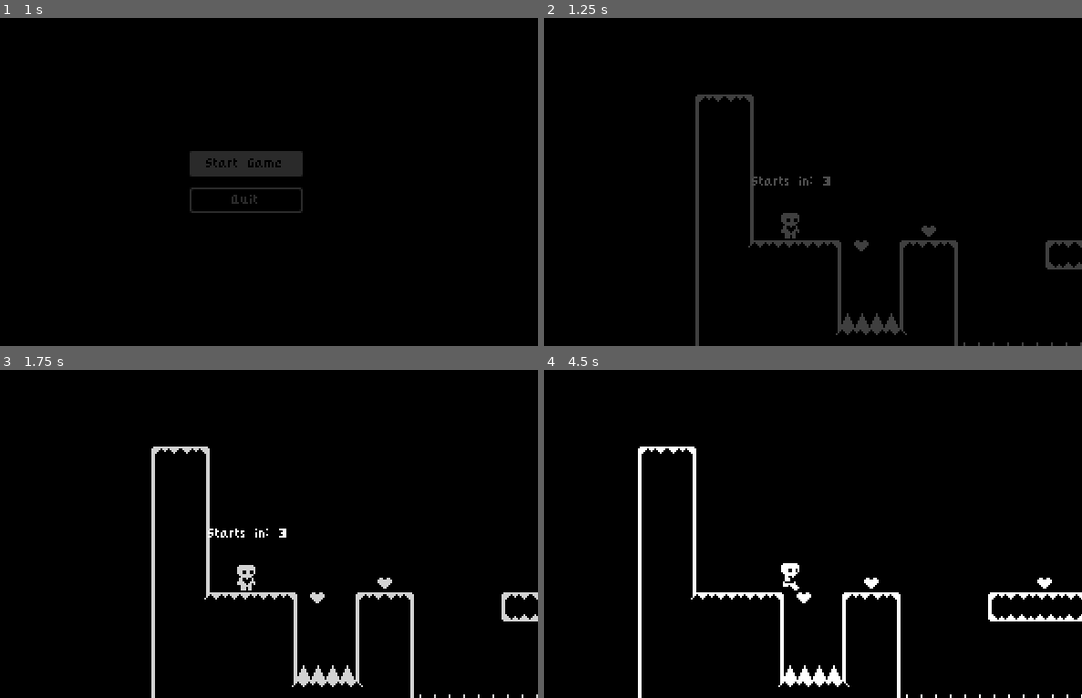
Above: before the commit, frames 1-4 (two rows, left to right).
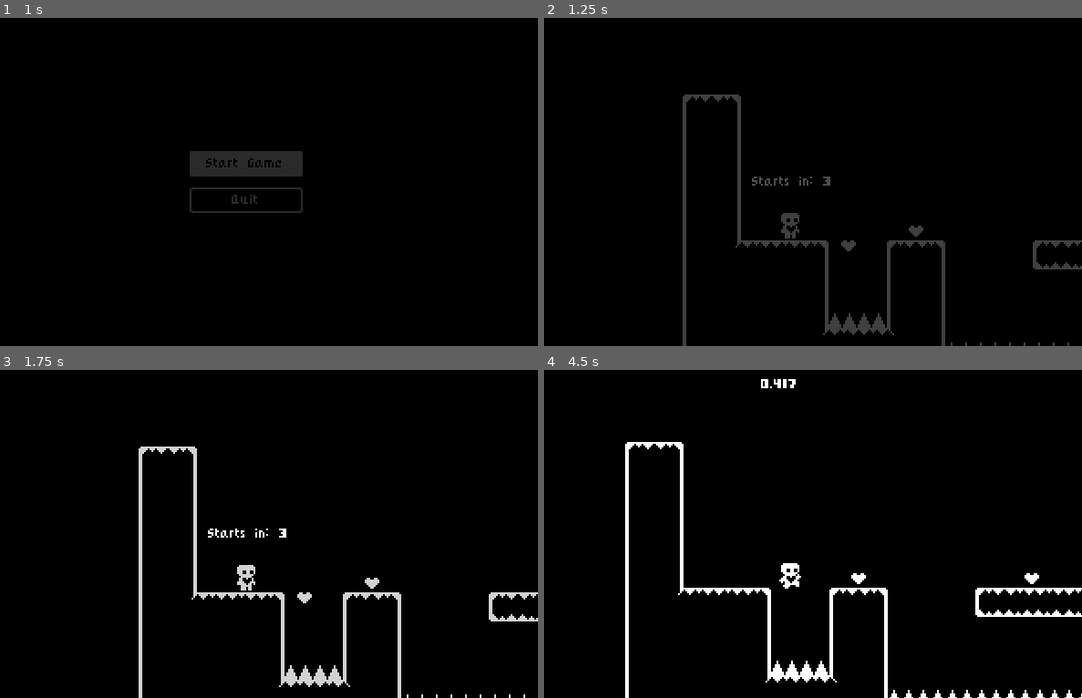
Above: after the commit, the same moments.

Repository: rprav-n/Heart-Platformer-2D-Game
Game: Godot game, scene res://ui/menu/start_menu.tscn
Same seed, same stepped clock (60 frames per second), same inputs: the game is played once before the commit and once after it.
Inputs:
- Up to frame 1 (1 s): click "Start Game" at 0.5 s
- Up to frame 2 (1.25 s): no input
- Up to frame 3 (1.75 s): hold D (move_right) from 1.28 s (still down); tap Space (jump) at 1.52 s
- Up to frame 4 (4.5 s): tap Enter at 2, 3.5 s; tap Space (jump) at 2.27, 2.75, 3.77 s; release D (move_right) at 2.78 s; hold A (move_left) 2.78-3.53 s; hold D (move_right) from 3.53 s (still down)

Frame 1 is identical in both runs. In frame 2, 3.9% of the frame differs, in the area x 25-100%, y 23-100%; in frame 3, 3.9%; in frame 4, 5.6%, in the area x 15-100%, y 2-100%.

Commit message:
Added Level Timer

Diff:
--- a/scenes/world/Levels/level_one.tscn
+++ b/scenes/world/Levels/level_one.tscn
@@ -75,4 +75,4 @@
 position = Vector2(368, -37)
 
 [node name="Player" parent="." index="24"]
-position = Vector2(36, 80)
+position = Vector2(43, 80)
--- a/scenes/world/world.gd
+++ b/scenes/world/world.gd
@@ -7,6 +7,10 @@
 @onready var level_completed = $CanvasLayer/LevelCompleted
 @onready var animation_player = $AnimationPlayer
 @onready var start_in = %StartIn
+@onready var level_time_label: Label = %LevelTimeLabel
+
+var level_time: float = 0.0
+var start_level_msec = 0.0
 
 func _ready():
 	Events.level_completed.connect(show_level_completed)
@@ -17,16 +21,29 @@
 	await animation_player.animation_finished
 	get_tree().paused = false
 	start_in.visible = false
+	start_level_msec = Time.get_ticks_msec()
 
+func _process(_delta: float):
+	level_time = Time.get_ticks_msec() - start_level_msec
+	level_time_label.text = str(level_time / 1000.0)
 
-func show_level_completed():
-	level_completed.show()
-	get_tree().paused = true
-	await get_tree().create_timer(1.0).timeout
-
+func go_to_next_level():
 	if not next_level is PackedScene: return
 
 	await LevelTransition.fade_to_black()
 	get_tree().paused = false
 	get_tree().change_scene_to_packed(next_level)
 	#LevelTransition.fade_from_black()
+
+func show_level_completed():
+	level_completed.show()
+	level_completed.retry_button.grab_focus()
+	get_tree().paused = true
+
+
+func _on_level_completed_next_level():
+	go_to_next_level()
+
+
+func _on_level_completed_retry():
+	get_tree().reload_current_scene()
--- a/scenes/world/world.tscn
+++ b/scenes/world/world.tscn
@@ -76,6 +76,18 @@
 text = "Starts in: 3
 "
 
+[node name="CenterContainer" type="CenterContainer" parent="CanvasLayer"]
+anchors_preset = 10
+anchor_right = 1.0
+offset_top = 4.0
+offset_bottom = 13.0
+grow_horizontal = 2
+
+[node name="LevelTimeLabel" type="Label" parent="CanvasLayer/CenterContainer"]
+unique_name_in_owner = true
+custom_minimum_size = Vector2(32, 0)
+layout_mode = 2
+
 [node name="TileMap" parent="." instance=ExtResource("3_4p42c")]
 
 [node name="AnimationPlayer" type="AnimationPlayer" parent="."]
@@ -88,3 +100,6 @@
 [node name="Player" parent="." instance=ExtResource("2_uc31h")]
 floor_constant_speed = true
 floor_snap_length = 5.0
+
+[connection signal="next_level" from="CanvasLayer/LevelCompleted" to="." method="_on_level_completed_next_level"]
+[connection signal="retry" from="CanvasLayer/LevelCompleted" to="." method="_on_level_completed_retry"]
--- /dev/null
+++ b/ui/level_completed.gd
@@ -0,0 +1,14 @@
+extends ColorRect
+
+signal retry
+signal next_level
+
+@onready var retry_button = $CenterContainer/VBoxContainer/HBoxContainer/RetryButton
+
+
+func _on_retry_button_pressed():
+	retry.emit()
+
+
+func _on_next_level_button_pressed():
+	next_level.emit()
--- a/ui/level_completed.tscn
+++ b/ui/level_completed.tscn
@@ -1,12 +1,16 @@
-[gd_scene format=3 uid="uid://bak3hwr8uk1df"]
+[gd_scene load_steps=2 format=3 uid="uid://bak3hwr8uk1df"]
+
+[ext_resource type="Script" path="res://ui/level_completed.gd" id="1_y141u"]
 
 [node name="LevelCompleted" type="ColorRect"]
+process_mode = 3
 anchors_preset = 15
 anchor_right = 1.0
 anchor_bottom = 1.0
 grow_horizontal = 2
 grow_vertical = 2
 color = Color(0, 0, 0, 0.196078)
+script = ExtResource("1_y141u")
 
 [node name="CenterContainer" type="CenterContainer" parent="."]
 layout_mode = 1
@@ -16,6 +20,26 @@
 grow_horizontal = 2
 grow_vertical = 2
 
-[node name="Label" type="Label" parent="CenterContainer"]
+[node name="VBoxContainer" type="VBoxContainer" parent="CenterContainer"]
+layout_mode = 2
+
+[node name="Label" type="Label" parent="CenterContainer/VBoxContainer"]
 layout_mode = 2
 text = "Level Completed"
+horizontal_alignment = 1
+
+[node name="HBoxContainer" type="HBoxContainer" parent="CenterContainer/VBoxContainer"]
+layout_mode = 2
+
+[node name="RetryButton" type="Button" parent="CenterContainer/VBoxContainer/HBoxContainer"]
+custom_minimum_size = Vector2(64, 16)
+layout_mode = 2
+text = "Retry"
+
+[node name="NextLevelButton" type="Button" parent="CenterContainer/VBoxContainer/HBoxContainer"]
+custom_minimum_size = Vector2(64, 16)
+layout_mode = 2
+text = "Next Level"
+
+[connection signal="pressed" from="CenterContainer/VBoxContainer/HBoxContainer/RetryButton" to="." method="_on_retry_button_pressed"]
+[connection signal="pressed" from="CenterContainer/VBoxContainer/HBoxContainer/NextLevelButton" to="." method="_on_next_level_button_pressed"]
